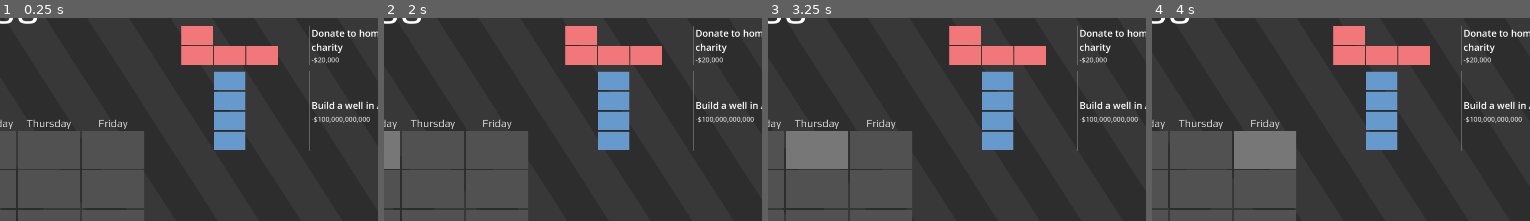
Above: before the commit, frames 1-4 (left to right).
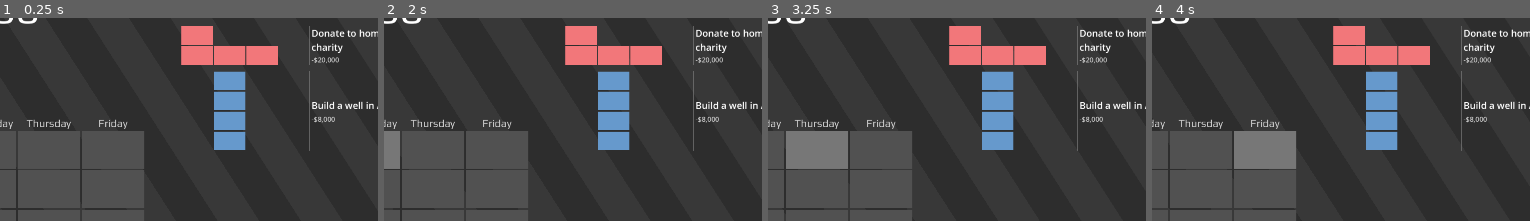
Above: after the commit, the same moments.

Repository: AlexanderHarrison/trillionaire
Game: Godot game, scene res://root.tscn
Two runs of this game, one before a commit and one after it. Both use one fixed random seed, a clock stepped at 60 frames per second and the inputs below. This scene is started directly instead of the project's main scene.
Inputs (mouse positions are % of the whole screen's width and height, from its top left):
- Up to frame 1 (0.25 s): no input
- Up to frame 2 (2 s): tap Enter at 0.5 s; move the mouse to (23, 23) at 0.52 s; click (23, 23) at 0.67 s; tap Space at 1.25 s; move the mouse to (27, 46) at 1.27 s; click (27, 46) at 1.42 s
- Up to frame 3 (3.25 s): move the mouse to (35, 46) at 2.02 s; click (35, 46) at 2.17 s; tap Enter at 2.75 s; move the mouse to (44, 46) at 2.77 s; click (44, 46) at 2.92 s
- Up to frame 4 (4 s): tap Space at 3.5 s; move the mouse to (52, 46) at 3.52 s; click (52, 46) at 3.67 s
The pictures show only the part of the screen within x 46-96%, y 13-63%; the shares and areas given below are measured in that part.

The runs differ from the first frame. In frame 1, 0.2% of the frame differs, in the area x 84-98%, y 48-52%; in frame 2, 0.2%; in frame 3, 0.2%; in frame 4, 0.2%.

Commit message:
I am exhausted

Diff:
--- a/piece_list.tscn
+++ b/piece_list.tscn
@@ -39,7 +39,7 @@
 layout_mode = 2
 piece_name = "Buy a social media
 company"
-arr = Array[bool]([true, false, false, false, false, false, true, false, true, false, false, true, true, true, true, false])
+arr = Array[bool]([true, true, true, false, true, false, false, true, false, false, true, false, true, false, false, false])
 width = 4
 color = Color(0.4, 0.6, 0.8, 1)
 money_loss = 44000000000
@@ -49,7 +49,7 @@
 [node name="piece19" parent="piece_list/VBoxContainer" instance=ExtResource("1_k4c1u")]
 layout_mode = 2
 piece_name = "Terraform Venus"
-arr = Array[bool]([false, false, false, true, true, true, false, true])
+arr = Array[bool]([true, true, false, true, false, false, false, true])
 width = 4
 color = Color(0.94902, 0.466667, 0.478431, 1)
 money_loss = 10000000000
@@ -60,7 +60,7 @@
 layout_mode = 2
 piece_name = "Launch a golden
 rocket"
-arr = Array[bool]([true, false, true, true, true, false, false, false, false, true, false, false])
+arr = Array[bool]([true, false, true, true, false, false, false, false, false, true, false, false])
 width = 3
 color = Color(0.976471, 0.568627, 0.341176, 1)
 money_loss = 5000000000
@@ -72,7 +72,7 @@
 piece_name = "Reconstruct
 dinosaurs for
 a theme park"
-arr = Array[bool]([false, false, false, true, true, true, true, false, false, true, false, false])
+arr = Array[bool]([true, true, true, false, false, true, false, true])
 width = 4
 color = Color(1, 0.8, 0.4, 1)
 money_loss = 1000000000
@@ -84,7 +84,7 @@
 piece_name = "Deliver a pizza to
 every doorstep in
 New York"
-arr = Array[bool]([false, false, true, false, true, true, false, true, false, false, true, true])
+arr = Array[bool]([true, true, false, true, false, false, true, true])
 width = 4
 color = Color(0.8, 0.6, 0.8, 1)
 money_loss = 500000000
@@ -116,7 +116,7 @@
 layout_mode = 2
 piece_name = "Build a new pyramid
 in Egypt"
-arr = Array[bool]([false, true, false, true, true, true, false, true, false, false, true, false])
+arr = Array[bool]([true, false, false, true, true, true, false, true, false])
 width = 3
 color = Color(0.8, 0.6, 0.8, 1)
 money_loss = 125000000
@@ -136,7 +136,7 @@
 [node name="piece11" parent="piece_list/VBoxContainer" instance=ExtResource("1_k4c1u")]
 layout_mode = 2
 piece_name = "Hodl Dogecoin"
-arr = Array[bool]([false, true, true, true, false, true, false, false, true, false, false, true])
+arr = Array[bool]([true, true, false, true, false, true, true, false, false, true, false, false])
 width = 3
 color = Color(0.94902, 0.466667, 0.478431, 1)
 money_loss = 50000000
@@ -147,7 +147,7 @@
 layout_mode = 2
 piece_name = "Bury treasure for
 pirates to find"
-arr = Array[bool]([false, false, true, false, false, true, true, true, true, true, false, false])
+arr = Array[bool]([true, false, false, true, false, false, true, true, true, true, false, false])
 width = 3
 color = Color(0.976471, 0.568627, 0.341176, 1)
 money_loss = 30000000
@@ -170,7 +170,7 @@
 layout_mode = 2
 piece_name = "Buy the Tampa Bay
 Buccaneers"
-arr = Array[bool]([true, true, true, true, false, true, false, false])
+arr = Array[bool]([true, true, true, true, false, false, true, false])
 width = 4
 color = Color(0.8, 0.6, 0.8, 1)
 money_loss = 8000000
@@ -182,7 +182,7 @@
 piece_name = "Donate to a
 struggling Nigerian
 prince"
-arr = Array[bool]([false, true, true, true, true, true, false, false, true, false, false, false])
+arr = Array[bool]([true, true, true, false, false, false, true, true, false, false, false, true])
 width = 4
 color = Color(0.4, 0.8, 0.8, 1)
 money_loss = 3000000
@@ -193,7 +193,7 @@
 layout_mode = 2
 piece_name = "Tip 10000% on a
 steak dinner"
-arr = Array[bool]([false, true, true, true])
+arr = Array[bool]([true, false, true, true])
 width = 2
 color = Color(0.6, 0.8, 0.6, 1)
 money_loss = 700000
@@ -226,7 +226,7 @@
 layout_mode = 2
 piece_name = "Pay for child's
 education"
-arr = Array[bool]([false, true, false, true, true, true, false, true, true])
+arr = Array[bool]([true, true, false, true, true, true, false, true, false])
 width = 3
 color = Color(0.976471, 0.568627, 0.341176, 1)
 money_loss = 100000
@@ -249,7 +249,7 @@
 arr = Array[bool]([true, true, true, true])
 width = 1
 color = Color(0.4, 0.6, 0.8, 1)
-money_loss = 100000000000
+money_loss = 8000
 
 [node name="_piece_research" parent="piece_list/VBoxContainer" instance=ExtResource("1_k4c1u")]
 visible = false
--- a/preview/cont.gd
+++ b/preview/cont.gd
@@ -33,7 +33,7 @@
 		8:
 			$line7.start()
 		9:
-			get_tree().change_scene_to_file("res://root.tscn")
+			get_tree().change_scene_to_file("res://tutorial.tscn")
 
 
 func _on_control_gui_input(event):
--- /dev/null
+++ b/tutorial.gd
@@ -0,0 +1,18 @@
+extends Node2D
+
+var delay = 5
+
+var timer = 0;
+
+func _process(delta):
+	timer += delta
+	if timer > delay:
+		get_tree().change_scene_to_file("res://root.tscn")
+
+
+func _on_clicker_gui_input(event):
+	if timer > 0.5:
+		if event is InputEventMouseButton \
+			and event.button_index == MOUSE_BUTTON_LEFT \
+			and event.is_pressed():
+			get_tree().change_scene_to_file("res://root.tscn")
--- /dev/null
+++ b/tutorial.tscn
@@ -0,0 +1,40 @@
+[gd_scene load_steps=4 format=3 uid="uid://kklu4ftlslkh"]
+
+[ext_resource type="Texture2D" uid="uid://0fj4ly4f442g" path="res://scrot_tutorial.png" id="1_3clm4"]
+[ext_resource type="Script" path="res://tutorial.gd" id="1_880pg"]
+[ext_resource type="FontFile" uid="uid://43m0hlnlg62x" path="res://Play-Regular.ttf" id="2_81gk8"]
+
+[node name="tutorial" type="Node2D"]
+script = ExtResource("1_880pg")
+
+[node name="clicker" type="Control" parent="."]
+custom_minimum_size = Vector2(1920, 1080)
+layout_mode = 3
+anchors_preset = 0
+offset_right = 40.0
+offset_bottom = 40.0
+
+[node name="ScrotTutorial" type="Sprite2D" parent="."]
+position = Vector2(960, 400)
+scale = Vector2(0.5, 0.5)
+texture = ExtResource("1_3clm4")
+
+[node name="ColorRect" type="ColorRect" parent="."]
+custom_minimum_size = Vector2(1920, 145)
+offset_right = 40.0
+offset_bottom = 40.0
+rotation = -8.3374e-05
+mouse_filter = 2
+color = Color(0.176471, 0.176471, 0.176471, 1)
+
+[node name="Label" type="Label" parent="."]
+custom_minimum_size = Vector2(1920, 0)
+offset_top = 700.0
+offset_right = 1920.0
+offset_bottom = 726.0
+theme_override_fonts/font = ExtResource("2_81gk8")
+theme_override_font_sizes/font_size = 60
+text = "Drag activities into the schedule"
+horizontal_alignment = 1
+
+[connection signal="gui_input" from="clicker" to="." method="_on_clicker_gui_input"]
Binary file added: scrot_tutorial.png
